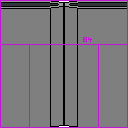
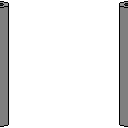
Layer changes from the first w=128, h=128 image to the second:
removed layer "playerHeight" over [0,0,128,128]
showed "bulk_open" over [0,1,128,127]
hid "bulk_closed" over [0,0,128,128]
